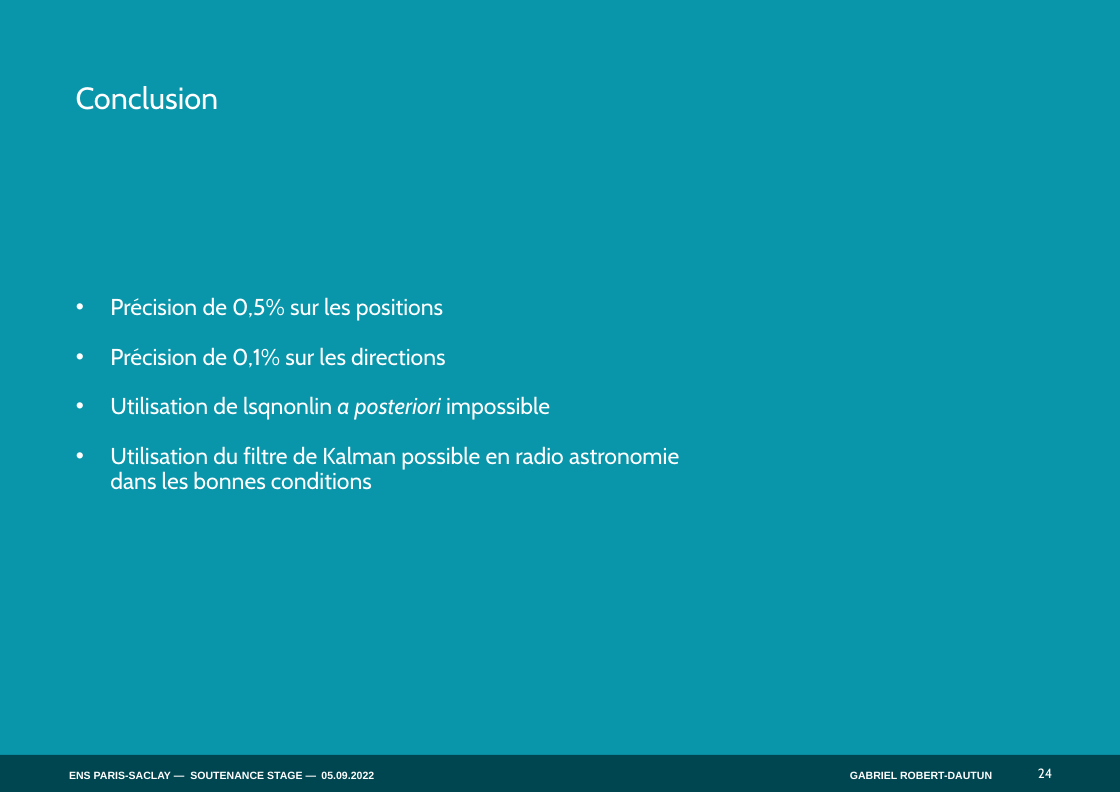
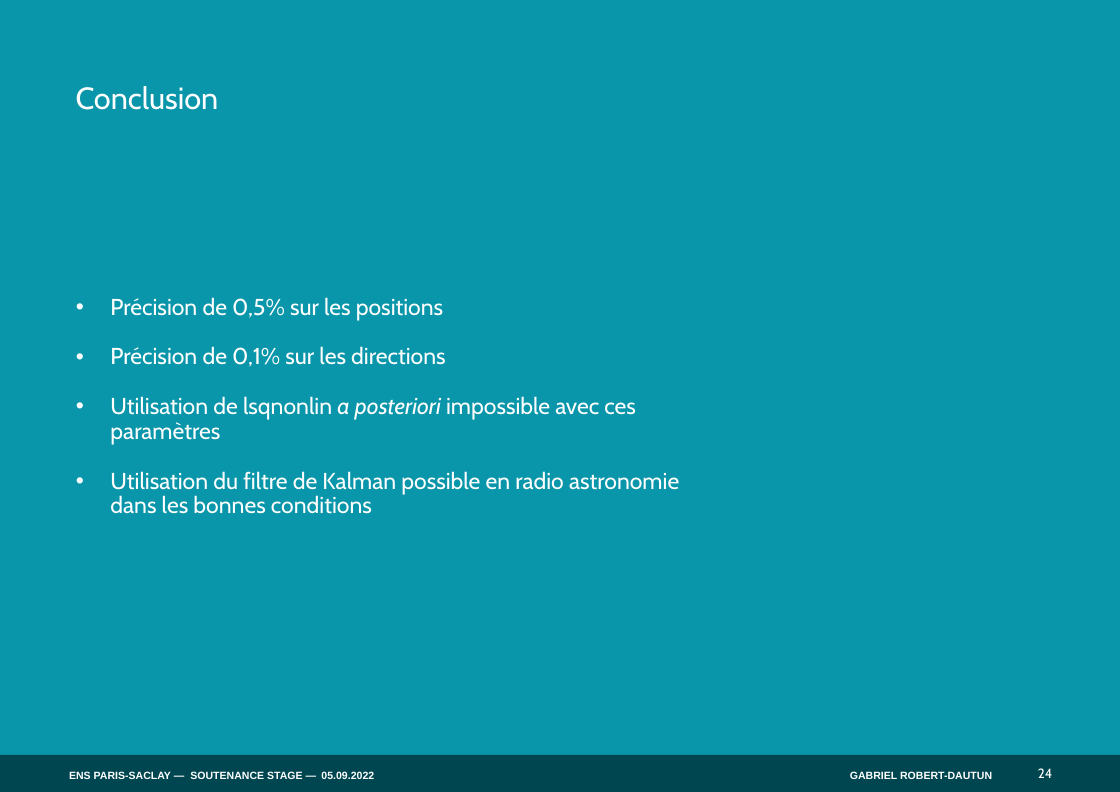
Before and after one commit to RUValaS/RDR, a slide deck: slide 24 of rendu/diapo/ENS-PARIS-SACLAY_GABARIT-PPT_V5.pptx. Drawn at 1120x792 pixels with LibreOffice and Linux fonts; fonts in the diff are those of the drawing; background and template pictures are left out. Boxes give left, top, right and bottom in pixels: in the first picture for what was removed or moved away, otherwise in the second. Text is boxed around its words. In the diff, an @@ line names an element or a change of style, - is before the commit and + after.

```diff
--- a/rendu/diapo/ENS-PARIS-SACLAY_GABARIT-PPT_V5.pptx
+++ b/rendu/diapo/ENS-PARIS-SACLAY_GABARIT-PPT_V5.pptx
@@ text at bbox=[110, 396, 636, 445]: text changed @@
-• Utilisation de lsqnonlin a posteriori impossible
+• Utilisation de lsqnonlin a posteriori impossible avec ces paramètres
```
Also in this commit, not shown: 1 other file.
